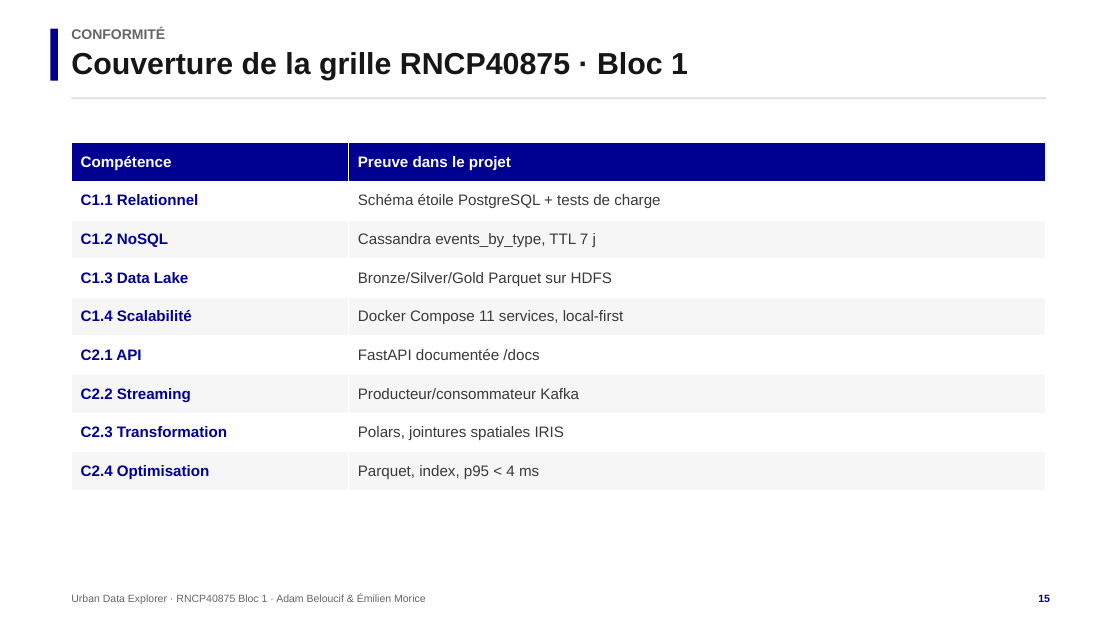
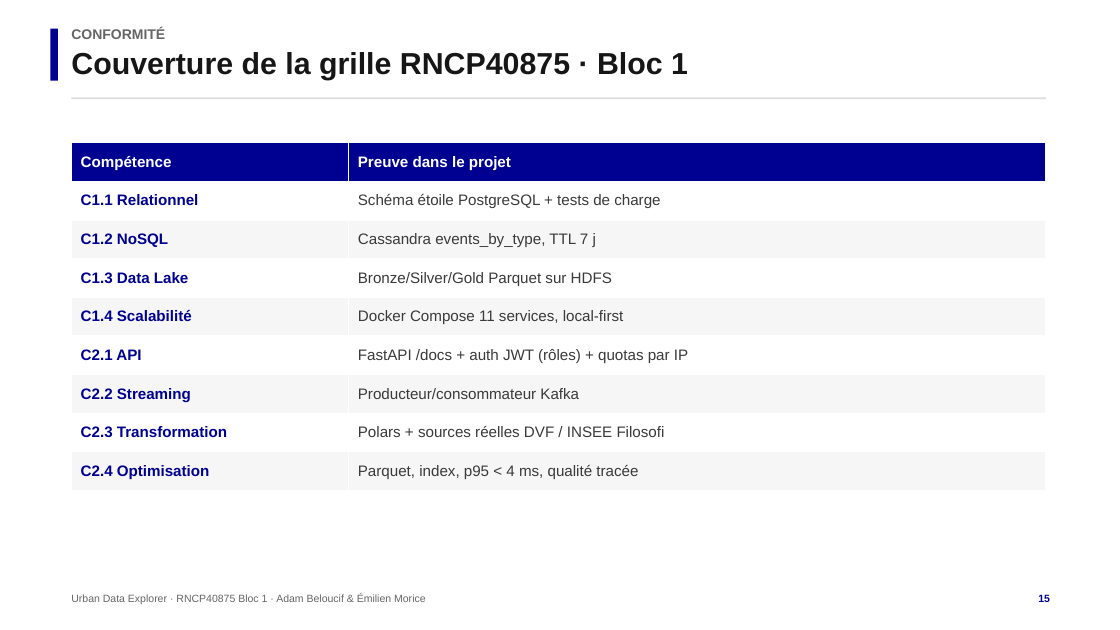
Before and after one commit to Adam-Blf/urban-data-explorer, a slide deck: slide 15 of soutenance.pptx. Drawn at 1120x630 pixels with LibreOffice and Linux fonts; fonts in the diff are those of the drawing. Boxes give left, top, right and bottom in pixels: in the first picture for what was removed or moved away, otherwise in the second. Text is boxed around its words. In the diff, an @@ line names an element or a change of style, - is before the commit and + after.

Commit message:
docs: document real data, API auth and affordability; refresh deliverables
- README: 24-source catalog, real DVF/INSEE sources, auth+quota section, affordability KPI
- update grid mapping (C2.1 auth, C2.3/C2.4 real data + quality)
- regenerate PDF report and PPTX deck with updated facts and screenshots (map + Swagger)
- embed official EFREI logos

```diff
--- a/soutenance.pptx
+++ b/soutenance.pptx
@@ table at box(71, 143, 1046, 491) @@
-row 6, column 2: FastAPI documentée /docs
+row 6, column 2: FastAPI /docs + auth JWT (rôles) + quotas par IP
-row 8, column 2: Polars, jointures spatiales IRIS
+row 8, column 2: Polars + sources réelles DVF / INSEE Filosofi
-row 9, column 2: Parquet, index, p95 < 4 ms
+row 9, column 2: Parquet, index, p95 < 4 ms, qualité tracée
```
Also in this commit, not shown: 4 other slides changed, 5 other files.
